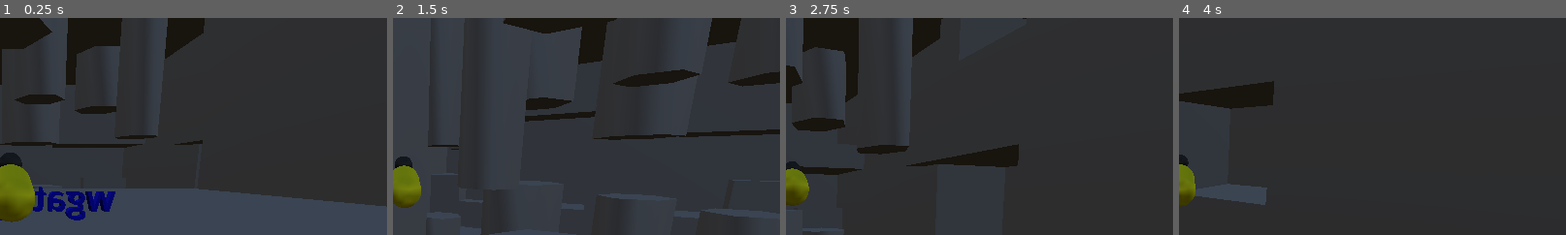
Above: before the commit, frames 1-4 (left to right).
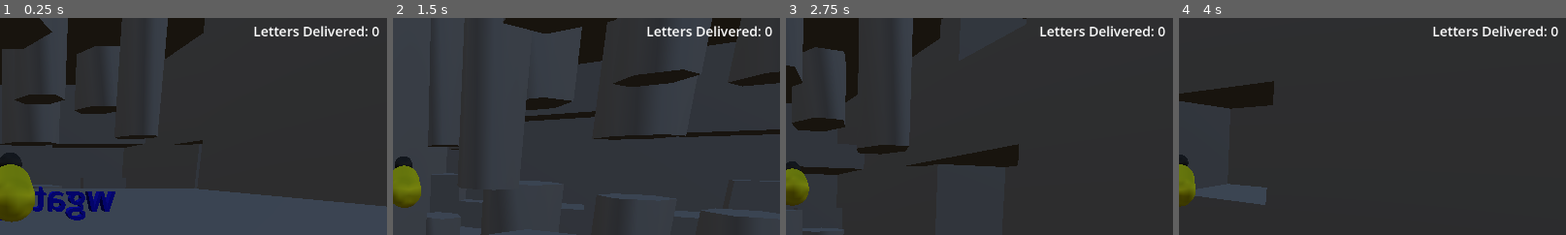
Above: after the commit, the same moments.

Repository: GunterJr/game-jam-feb
Game: Godot game, scene res://scenes/areas/main-zone.tscn
The game is run twice, just before and just after one commit, with the same random seed, the same clock (stepped at 60 frames per second) and the same inputs.
Inputs (mouse positions are % of the whole screen's width and height, from its top left):
- Up to frame 1 (0.25 s): no input
- Up to frame 2 (1.5 s): tap Enter (ui_accept) at 0.5 s; move the mouse to (55, 50) at 0.52 s; hold W (forward) from 0.53 s (still down); tap Shift (dash) at 0.6, 1.35 s; click (55, 50) at 0.67 s; tap Space (jump) at 0.77 s; move the mouse to (45, 50) at 1.27 s
- Up to frame 3 (2.75 s): keep holding W (forward); tap Space (jump) at 1.52 s; move the mouse to (52, 48) at 2.02 s; tap Shift (dash) at 2.1 s
- Up to frame 4 (4 s): keep holding W (forward); move the mouse to (49, 52) at 2.77 s; tap Shift (dash) at 2.85, 3.6 s; click (49, 52) at 2.92 s; tap Space (jump) at 3.02, 3.77 s; move the mouse to (57, 51) at 3.52 s
The pictures show only the part of the screen within x 50-100%, y 1-51%; the shares and areas given below are measured in that part.

The runs differ from the first frame. In frame 1, 0.8% of the frame differs, in the area x 65-98%, y 3-9%; in frame 2, 0.8%; in frame 3, 0.8%; in frame 4, 0.8%.

Commit message:
Add score counter

Diff:
--- a/scenes/misc/gui.tscn
+++ b/scenes/misc/gui.tscn
@@ -63,3 +63,18 @@
 theme_override_font_sizes/font_size = 40
 text = "game over"
 uppercase = true
+
+[node name="MarginContainer2" type="MarginContainer" parent="." unique_id=1320839250]
+layout_mode = 1
+anchors_preset = 1
+anchor_left = 1.0
+anchor_right = 1.0
+offset_left = -40.0
+offset_bottom = 40.0
+grow_horizontal = 0
+theme_override_constants/margin_top = 10
+theme_override_constants/margin_right = 15
+
+[node name="ScoreLabel" type="Label" parent="MarginContainer2" unique_id=1103084873]
+layout_mode = 2
+text = "Letters Delivered: 0"
--- a/scripts/game_manager.gd
+++ b/scripts/game_manager.gd
@@ -6,6 +6,7 @@
 ## game progresses.
 var patience : float = 30
 var timing : bool = false
+var score : int = 0
 @export var gaming : bool = false:
 	set(val):
 		gaming = val
--- a/scripts/gui.gd
+++ b/scripts/gui.gd
@@ -5,12 +5,14 @@
 @onready var flight_bar: ProgressBar = $MarginContainer/VBoxContainer/FlightBar
 @onready var patience_left: Label = $MarginContainer/VBoxContainer/PatienceLeft
 @onready var game_over: Label = $CenterContainer/GameOver
+@onready var score_label: Label = $MarginContainer2/ScoreLabel
 
 ## Really, this should not be stored in a GUI singleton, it probably should be
 ## some other autoload for game state. Oh well.
 var has_letter : bool = false:
 	set(input):
 		has_letter = input
+		score_label.text = "Letters Delivered: " + str(GameManager.score)
 		letter_label(input)
 
 func update_patience(new: float):
--- a/scripts/queen_bee.gd
+++ b/scripts/queen_bee.gd
@@ -33,6 +33,7 @@
 		speak("Shouldn't you bee doing something?")
 		return
 	print("Letter sent!")
+	GameManager.score += 1
 	var phrase : String = comments[randi_range(0, comments.size() - 1)]
 	# TODO: scrolling text
 	speak(phrase)
